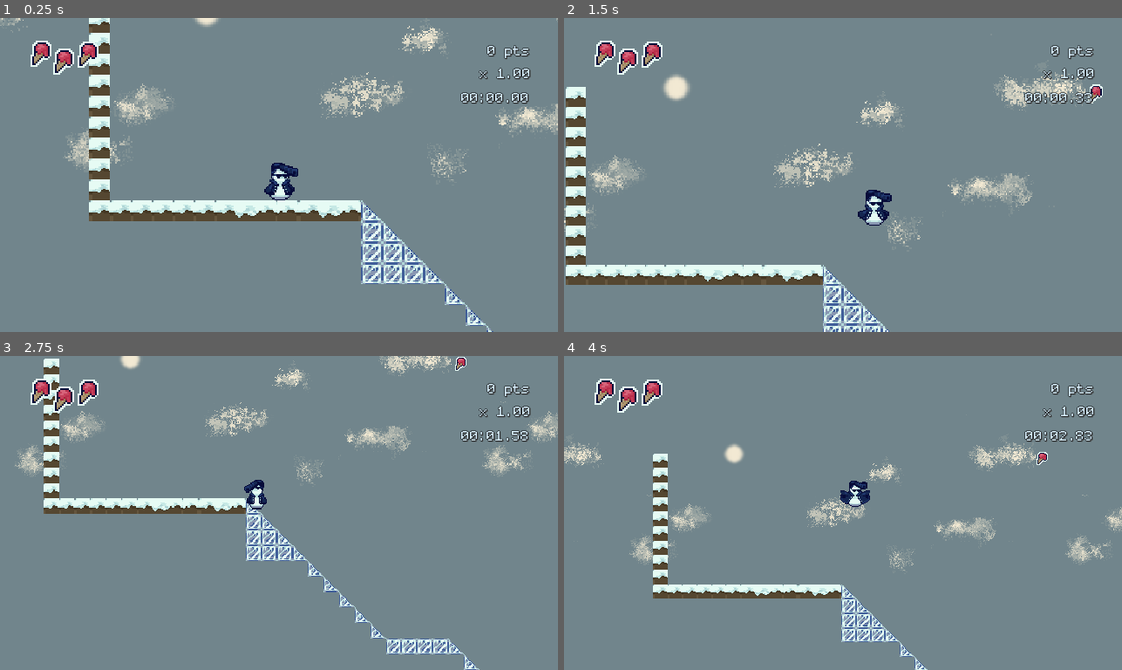
Above: before the commit, frames 1-4 (two rows, left to right).
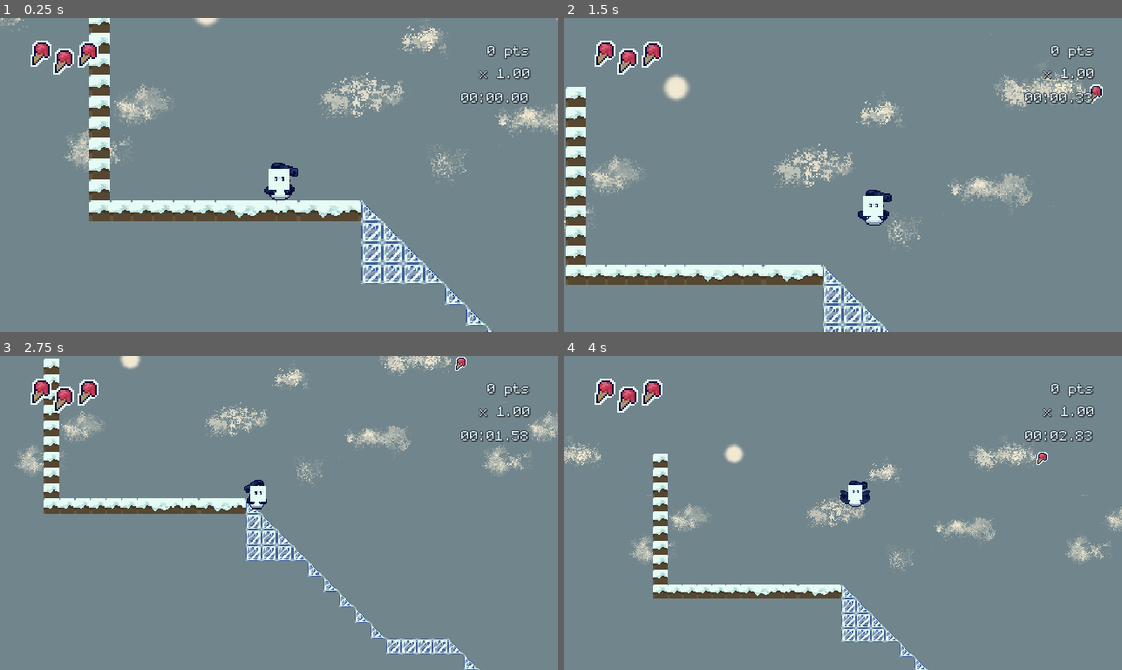
Above: after the commit, the same moments.

Repository: streebree/slickmode
Game: Godot game, scene res://scenes/areas/area4.tscn
Same seed, same stepped clock (60 frames per second), same inputs: the game is played once before the commit and once after it.
Inputs (mouse positions are in pixels of both pictures, inside the frame that each line leads up to):
- Up to frame 1 (0.25 s): no input
- Up to frame 2 (1.5 s): tap Enter (start) at 0.5, 0.6 s; move the mouse to (965, 159) at 0.52 s; hold Space (ui_accept) 0.53-1.28 s; hold Right (ui_right) from 0.53 s (still down); click (965, 159) at 0.67 s; tap Z (double_jump) at 0.77 s; move the mouse to (731, 190) at 1.27 s; tap Space (ui_accept) at 1.35 s
- Up to frame 3 (2.75 s): tap Z (double_jump) at 1.52 s; tap Enter (start) at 1.55 s; move the mouse to (334, 443) at 2.02 s; release Right (ui_right) at 2.03 s; hold Left (ui_left) from 2.03 s (still down); hold Space (ui_accept) from 2.03 s (still down); tap Shift (run) at 2.1 s
- Up to frame 4 (4 s): move the mouse to (815, 575) at 2.77 s; release Left (ui_left) at 2.78 s; release Space (ui_accept) at 2.78 s; hold Right (ui_right) from 2.78 s (still down); tap Enter (start) at 2.85 s; click (815, 575) at 2.92 s; tap Z (double_jump) at 3.02, 3.77 s; move the mouse to (1010, 560) at 3.52 s; hold Space (ui_accept) from 3.53 s (still down)

The runs differ from the first frame. In frame 1, 0.2% of the frame differs, in the area x 48-52%, y 48-55%; in frame 2, 0.2%; in frame 3, 0.1%; in frame 4, 0.1%.

Commit message:
added animation and updated snowman script

Diff:
--- /dev/null
+++ b/slick-game/scenes/snowball_power.gd
@@ -0,0 +1,17 @@
+extends Area2D
+class_name SnowballPower
+
+@onready var sprite: Sprite2D = $"Sprite2D"
+@onready var collider: CollisionShape2D = $CollisionShape2D
+
+signal got_snowball
+var is_a_snowball = false
+
+func _ready() -> void:
+	pass
+
+func _on_body_entered(body: Node2D) -> void:
+	if not is_a_snowball:
+		got_snowball.emit()
+		sprite.visible = false
+		is_a_snowball = true
--- /dev/null
+++ b/slick-game/scenes/snowball_power.tscn
@@ -0,0 +1,19 @@
+[gd_scene format=3 uid="uid://bdu3q13ouklky"]
+
+[ext_resource type="Texture2D" uid="uid://c6ckghkidfgxc" path="res://assets/art/snowball.png" id="1_l6jaf"]
+[ext_resource type="Script" uid="uid://rgnt8gmbh85c" path="res://scenes/snowball_power.gd" id="1_pvqyd"]
+
+[sub_resource type="RectangleShape2D" id="RectangleShape2D_pvqyd"]
+size = Vector2(31, 185)
+
+[node name="Snowball" type="Area2D" unique_id=597794857]
+script = ExtResource("1_pvqyd")
+
+[node name="Sprite2D" type="Sprite2D" parent="." unique_id=2133034095]
+texture = ExtResource("1_l6jaf")
+
+[node name="CollisionShape2D" type="CollisionShape2D" parent="." unique_id=421823039]
+position = Vector2(-0.5, -1.5)
+shape = SubResource("RectangleShape2D_pvqyd")
+
+[connection signal="body_entered" from="." to="." method="_on_body_entered"]
--- a/slick-game/scenes/snowman.gd
+++ b/slick-game/scenes/snowman.gd
@@ -18,6 +18,7 @@
 @onready var shortcast_scarf: RayCast2D = $AnimatedSprite2D/ShortCastScarf
 
 @onready var jacket: Jacket = %Jacket
+@onready var snowball: SnowballPower = %Snowball
 @onready var discarded_hat = %DiscardedHat
 
 @onready var jump_sound: AudioStreamPlayer2D = $JumpSound
@@ -116,6 +117,9 @@
 	if jacket:
 		jacket.got_jacket.connect(on_got_jacket)
 
+	if snowball:
+		snowball.got_snowball.connect(on_got_snowball)
+
 func on_got_jacket():
 	pass
 	# Move snowman to jacket position
@@ -139,6 +143,26 @@
 
 	# Play hat falling animation
 	discarded_hat.play("sad_hat_fall")
+
+func on_got_snowball():
+	# Move snowman to snowball position
+	global_position = jacket.global_position
+
+	# Freeze snowman position in place (set transition active flag)
+	## Return gravity once flag is set to false
+	is_transitioning = true
+	sprite.play("snowball_transform")
+
+	# Manually call camera tween
+	var tween = get_tree().create_tween().set_trans(Tween.TRANS_LINEAR).set_ease(Tween.EASE_IN_OUT)
+	tween.tween_property(camera, "zoom", Vector2(1, 1), 2.0)
+
+	# Deley for a second (let it sink in)
+	await get_tree().create_timer(1).timeout
+	is_in_snowball_mode = true
+
+	# Set transition active flag to false
+	is_transitioning = false
 
 #func start_scarf_throw():
 	#is_scarf_started = true
@@ -345,11 +369,10 @@
 	if Input.is_action_just_released("ui_accept") and velocity.y < 0:
 		velocity.y /= 3.0
 
-		# Handle snowball activation:
-	if Input.is_action_just_pressed("ui_down") and can_become_snowball and not is_in_snowball_mode:
-		is_in_snowball_mode = true
-
-		# Handle snowball physics
+	## Handle snowball activation:
+	#if Input.is_action_just_pressed("ui_down") and can_become_snowball and not is_in_snowball_mode:
+
+	# Handle snowball physics
 	if is_in_snowball_mode and slope_collision_count > 0 and prev_y_position < position.y:
 		if velocity.x > 0:
 			velocity.x += 50 * delta
@@ -456,6 +479,9 @@
 	#queue_redraw()
 
 func update_animation():
+	if is_in_snowball_mode:
+		return
+
 	# Handle sprite change when pressing left or right.
 	if looking_direction > 0:
 		sprite.flip_h = false
--- a/slick-game/scenes/snowman.tscn
+++ b/slick-game/scenes/snowman.tscn
@@ -6,8 +6,9 @@
 [ext_resource type="Texture2D" uid="uid://bbyv65qnjas40" path="res://assets/art/spritesheets/snowman_cool_change.png" id="3_gm00g"]
 [ext_resource type="Texture2D" uid="uid://o0djwg5f6kfi" path="res://assets/art/spritesheets/snowman_sheet.png" id="3_o1g3c"]
 [ext_resource type="Texture2D" uid="uid://gn1k873ydlur" path="res://assets/art/scarf_link.png" id="4_v53y5"]
-[ext_resource type="Script" path="res://scenes/scarf.gd" id="5_eg3al"]
+[ext_resource type="Script" uid="uid://bx4rshvf1x54h" path="res://scenes/scarf.gd" id="5_eg3al"]
 [ext_resource type="Texture2D" uid="uid://kn2kfv7qrsw1" path="res://assets/art/spritesheets/scarf_projectile.png" id="5_ksmda"]
+[ext_resource type="Texture2D" uid="uid://d2qgwi6nyuty2" path="res://assets/art/spritesheets/snowman_snowballl_change.png" id="6_ia1kk"]
 [ext_resource type="AudioStream" uid="uid://d2biqug8ydclp" path="res://assets/sound fx/takedamage2.wav" id="7_8t5k0"]
 [ext_resource type="AudioStream" uid="uid://cvqum4wyx2pei" path="res://assets/sound fx/step.wav" id="8_iulbc"]
 [ext_resource type="AudioStream" uid="uid://dw6lb8f4feylg" path="res://assets/sound fx/jump2.wav" id="10_gm00g"]
@@ -15,6 +16,7 @@
 [ext_resource type="AudioStream" uid="uid://gh1lg6ui12bw" path="res://assets/sound fx/dash1.wav" id="11_gm00g"]
 [ext_resource type="AudioStream" uid="uid://dk37gm5e2ac3j" path="res://assets/sound fx/duck2.wav" id="13_q720n"]
 [ext_resource type="AudioStream" uid="uid://204v8vvstp75" path="res://assets/sound fx/fly4.wav" id="14_gm00g"]
+[ext_resource type="Texture2D" uid="uid://cs24xpkggkke4" path="res://assets/art/snowball_face.png" id="17_2huu6"]
 
 [sub_resource type="AtlasTexture" id="AtlasTexture_iceyc"]
 atlas = ExtResource("2_eg3al")
@@ -256,6 +258,26 @@
 atlas = ExtResource("3_o1g3c")
 region = Rect2(36, 216, 36, 36)
 
+[sub_resource type="AtlasTexture" id="AtlasTexture_vm0ss"]
+atlas = ExtResource("6_ia1kk")
+region = Rect2(0, 0, 68, 68)
+
+[sub_resource type="AtlasTexture" id="AtlasTexture_kjhws"]
+atlas = ExtResource("6_ia1kk")
+region = Rect2(68, 0, 68, 68)
+
+[sub_resource type="AtlasTexture" id="AtlasTexture_o1k2p"]
+atlas = ExtResource("6_ia1kk")
+region = Rect2(136, 0, 68, 68)
+
+[sub_resource type="AtlasTexture" id="AtlasTexture_yeq70"]
+atlas = ExtResource("6_ia1kk")
+region = Rect2(204, 0, 68, 68)
+
+[sub_resource type="AtlasTexture" id="AtlasTexture_ow7wu"]
+atlas = ExtResource("6_ia1kk")
+region = Rect2(272, 0, 68, 68)
+
 [sub_resource type="SpriteFrames" id="SpriteFrames_j7fvb"]
 animations = [{
 "frames": [{
@@ -564,6 +586,26 @@
 }],
 "loop": false,
 "name": &"scarf_startup",
+"speed": 10.0
+}, {
+"frames": [{
+"duration": 1.0,
+"texture": SubResource("AtlasTexture_vm0ss")
+}, {
+"duration": 1.0,
+"texture": SubResource("AtlasTexture_kjhws")
+}, {
+"duration": 0.7,
+"texture": SubResource("AtlasTexture_o1k2p")
+}, {
+"duration": 1.0,
+"texture": SubResource("AtlasTexture_yeq70")
+}, {
+"duration": 1.0,
+"texture": SubResource("AtlasTexture_ow7wu")
+}],
+"loop": false,
+"name": &"snowball_transform",
 "speed": 10.0
 }]
 
@@ -689,8 +731,10 @@
 
 [node name="AnimatedSprite2D" type="AnimatedSprite2D" parent="." unique_id=721837144]
 sprite_frames = SubResource("SpriteFrames_j7fvb")
-animation = &"cool_jacket_startup"
+animation = &"snowball_transform"
 autoplay = "idle"
+frame = 4
+frame_progress = 1.0
 
 [node name="SpriteMarker" type="Marker2D" parent="AnimatedSprite2D" unique_id=2147407151]
 visible = false
@@ -903,6 +947,9 @@
 [node name="SlopeCollision" type="CollisionShape2D" parent="Area2D10" unique_id=1451525371]
 position = Vector2(0, 21.5)
 shape = SubResource("RectangleShape2D_q720n")
+
+[node name="Sprite2D" type="Sprite2D" parent="." unique_id=1819818178]
+texture = ExtResource("17_2huu6")
 
 [connection signal="body_entered" from="Area2D" to="." method="_on_area_2d_body_entered"]
 [connection signal="body_exited" from="Area2D" to="." method="_on_area_2d_body_exited"]
Not shown, added: slick-game/scenes/snowball_power.gd.uid
